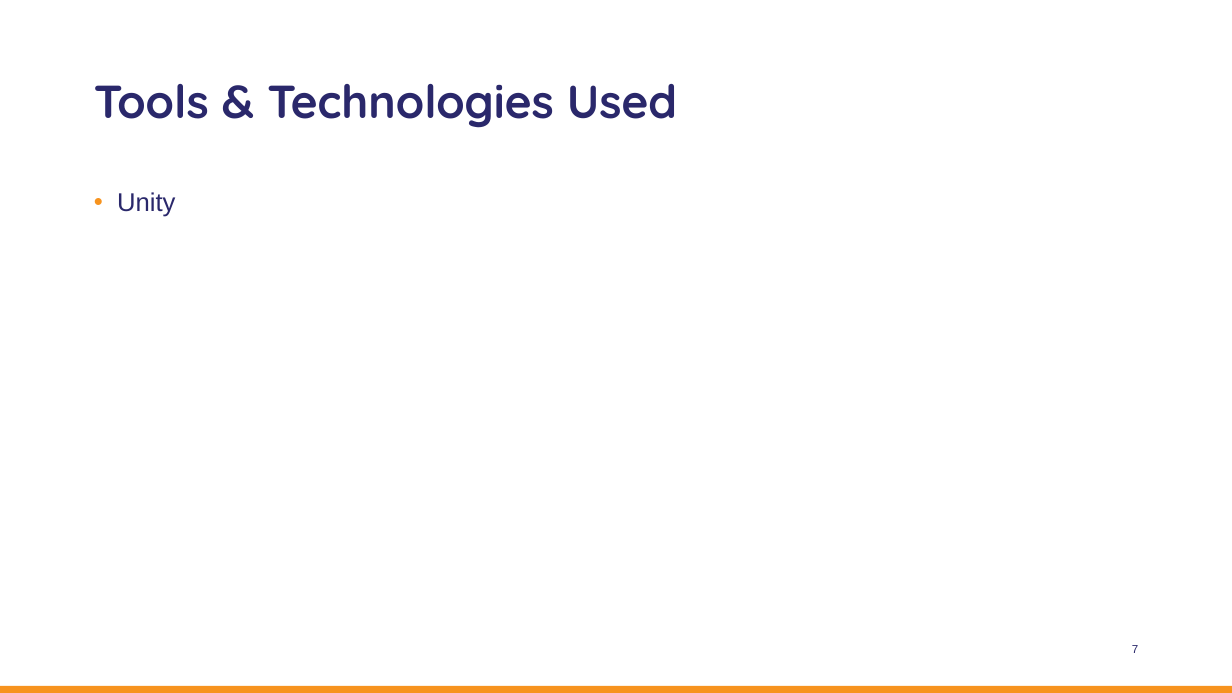
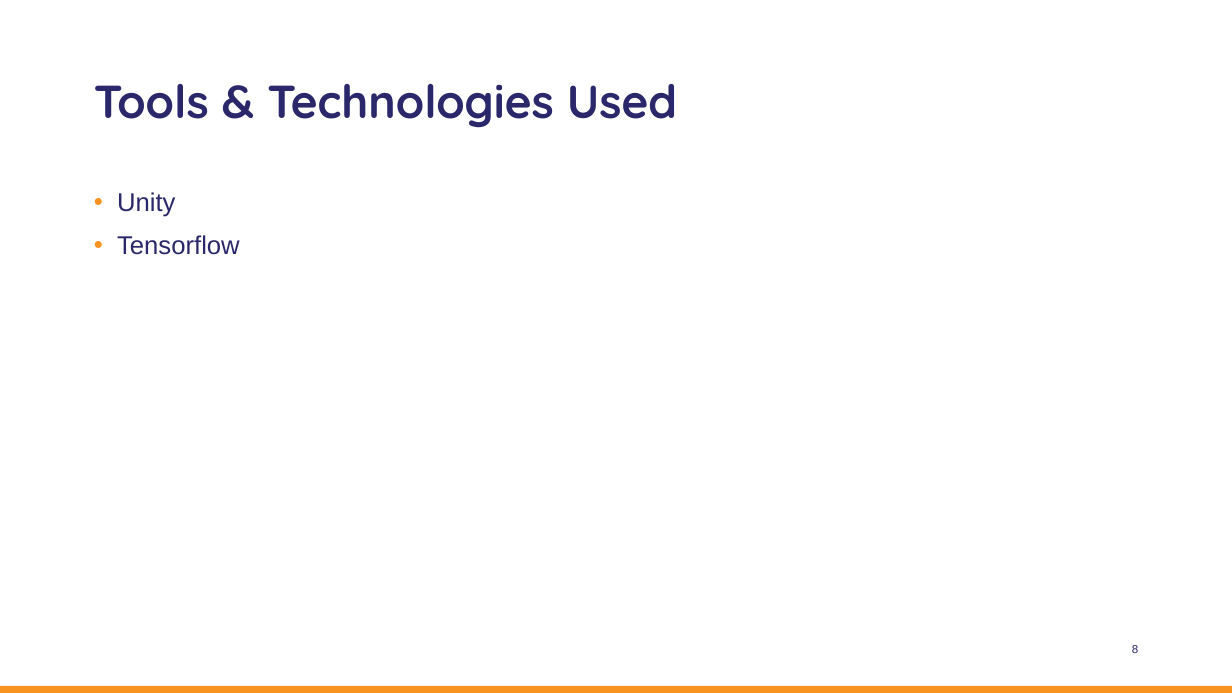
Before and after one commit to OctoConsulting/AudioHack2021, a slide deck: slide 8 of Hackathon_PPT_2021 Seeing Ear Bats.pptx (slide 7 before the commit). Drawn at 1232x693 pixels with LibreOffice and Linux fonts; fonts in the diff are those of the drawing; background and template pictures are left out. Boxes give left, top, right and bottom in pixels: in the first picture for what was removed or moved away, otherwise in the second. Text is boxed around its words. In the diff, an @@ line names an element or a change of style, - is before the commit and + after.

```diff
--- a/Hackathon_PPT_2021 Seeing Ear Bats.pptx
+++ b/Hackathon_PPT_2021 Seeing Ear Bats.pptx
@@ text at (x1=117, y1=235, x2=240, y2=255): paragraph added @@
+• Tensorflow
@@ page number at (x1=1132, y1=645, x2=1138, y2=653): text changed @@
-7
+8
```
Also in this commit, not shown: 1 other slide changed, 2 slides added, 1 slide removed, 8 other files.
